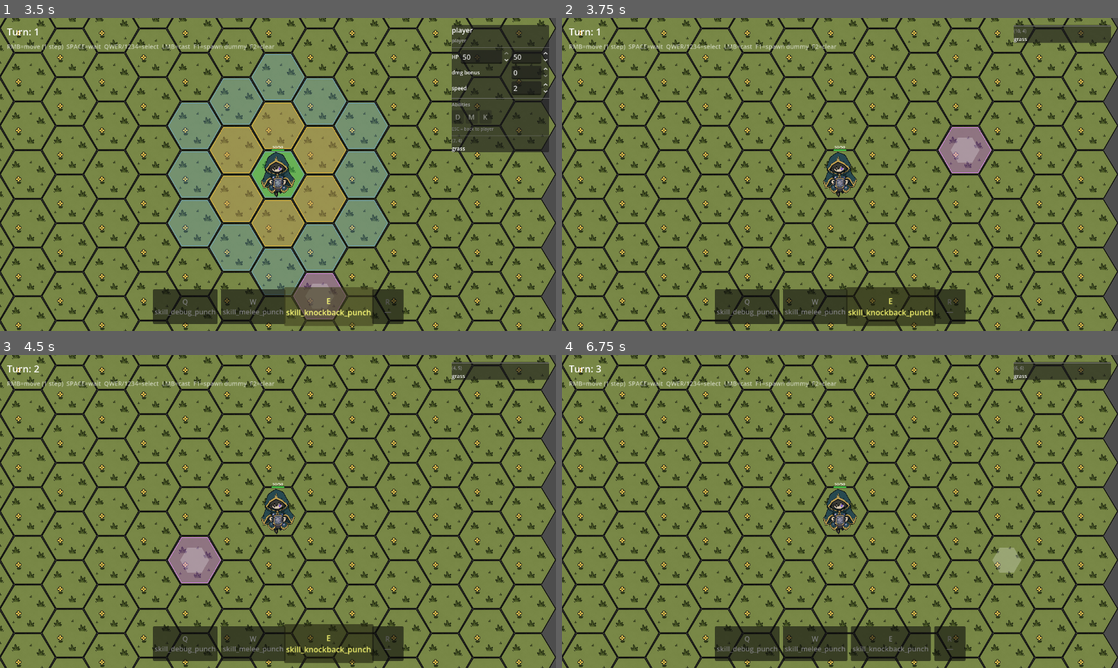
Above: before the commit, frames 1-4 (two rows, left to right).
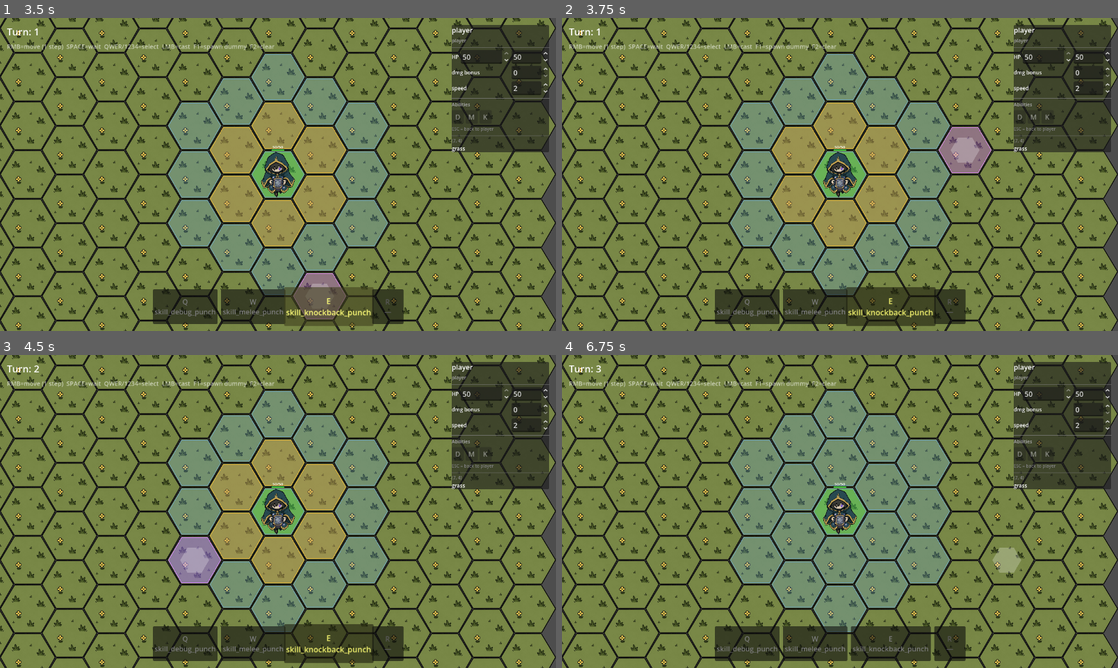
Above: after the commit, the same moments.

Repository: TortikP/GameJamProject
Game: Godot game, scene res://scenes/dev/godmode.tscn
The game is run twice, just before and just after one commit, with the same random seed, the same clock (stepped at 60 frames per second) and the same inputs. This scene is started directly instead of the project's main scene.
Inputs (mouse positions are in pixels of both pictures, inside the frame that each line leads up to):
- Up to frame 1 (3.5 s): click "Q skill_debug_punch" at 0.5 s; click "W skill_melee_punch" at 1.25 s; click "R —" at 2 s; click "E skill_knockback_punch" at 2.75 s
- Up to frame 2 (3.75 s): tap Enter at 3.5 s; move the mouse to (962, 158) at 3.52 s; hold D (hex_move_bottom_right) from 3.53 s (still down); tap S (hex_move_bottom) at 3.6 s; click (962, 158) at 3.67 s
- Up to frame 3 (4.5 s): release D (hex_move_bottom_right) at 4.25 s; tap Space (wait_turn) at 4.25 s; drag from (166, 527) to (250, 574) at 4.27 s
- Up to frame 4 (6.75 s): tap Enter at 5, 6.5 s; move the mouse to (895, 442) at 5.02 s; hold D (hex_move_bottom_right) 5.03-5.75 s; hold Space (wait_turn) 5.03-5.75 s; drag from (812, 574) to (673, 464) at 5.77 s; move the mouse to (1006, 558) at 6.52 s; hold A (hex_move_bottom_left) from 6.53 s (still down); tap R at 6.6 s

Frame 1 is identical in both runs. In frame 2, 25% of the frame differs, in the area x 30-99%, y 2-89%; in frame 3, 25%; in frame 4, 25%.

Commit message:
fix: hex-target дальность + деселект при промахе
HexTarget.resolve(): A* (find_path) → BFS (reachable_within).
  find_path с move_cost-весами выбирает маршруты с бо́льшим числом прыжков,
  из-за чего подсвеченные тайлы не кастовались. reachable_within совпадает
  с get_range_hexes() — orange overlay = реальная зона каста.

godmode LMB: при активном слоте failed cast → return, не inspect_hex.
  Раньше: can_apply=false → _inspect_hex → _selected=null → деселект.
  Теперь: слот выбран — клик либо кастует, либо no-op.

Diff:
--- a/scripts/core/abilities/targets/hex_target.gd
+++ b/scripts/core/abilities/targets/hex_target.gd
@@ -14,6 +14,7 @@
 	var coord: Variant = ctx.get("target_coord")
 	if coord == null or not coord is Vector2i:
 		return null
+	var coord_val := coord as Vector2i
 	if range >= 0:
 		var grid: HexGrid = ctx.get("grid")
 		if grid == null:
@@ -21,11 +22,13 @@
 		var caster_coord: Vector2i = grid.get_coord(caster.actor_id)
 		if caster_coord == Vector2i(-1, -1):
 			return null
-		var path: Array[Vector2i] = grid.find_path(caster_coord, coord as Vector2i)
-		var steps: int = path.size() - 1 if path.size() > 0 else 999
-		if steps > range:
+		# BFS hop count — matches get_range_hexes() so orange overlay = actual cast range.
+		# find_path (A*) is intentionally NOT used here: A* with move_cost weights
+		# can route around expensive tiles (more hops), causing overlay/cast mismatch.
+		var reachable: Array[Vector2i] = grid.reachable_within(caster_coord, range, [])
+		if not coord_val in reachable:
 			return null
-	return coord
+	return coord_val
 
 
 func can_apply(caster: Actor, ctx: Dictionary) -> bool:
--- a/scripts/presentation/godmode/godmode_controller.gd
+++ b/scripts/presentation/godmode/godmode_controller.gd
@@ -405,14 +405,14 @@
 		var skill := _slot_bar_node.get_slot(active_idx) as Skill
 		if skill != null and skill.can_apply(player, ctx):
 			_cast_slot(active_idx)
-			return
-	# No cast: inspect hovered actor or hex
+		# Skill slot active → never inspect/deselect on a failed cast.
+		return
+	# No active skill: inspect hovered actor or hex
 	var target_actor: Actor = registry.get_actor(target_id) if target_id != &"" else null
 	if target_actor != null:
 		_select(target_actor)
 	elif grid.is_walkable(coord):
 		_inspect_hex(coord)
-	# Off-grid or impassable with no actor → no-op
 
 
 func _cast_slot(slot_index: int) -> void:
